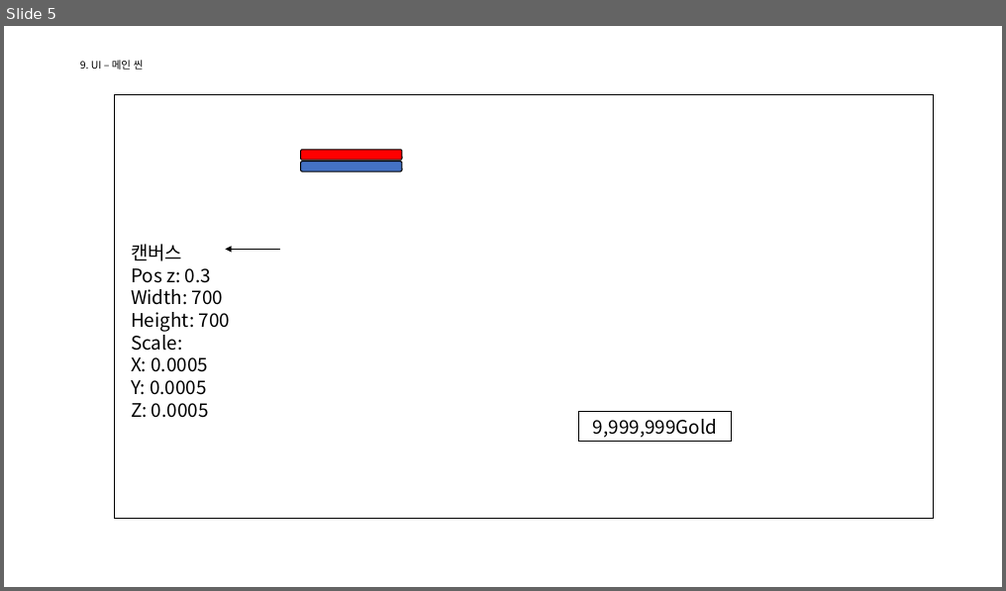
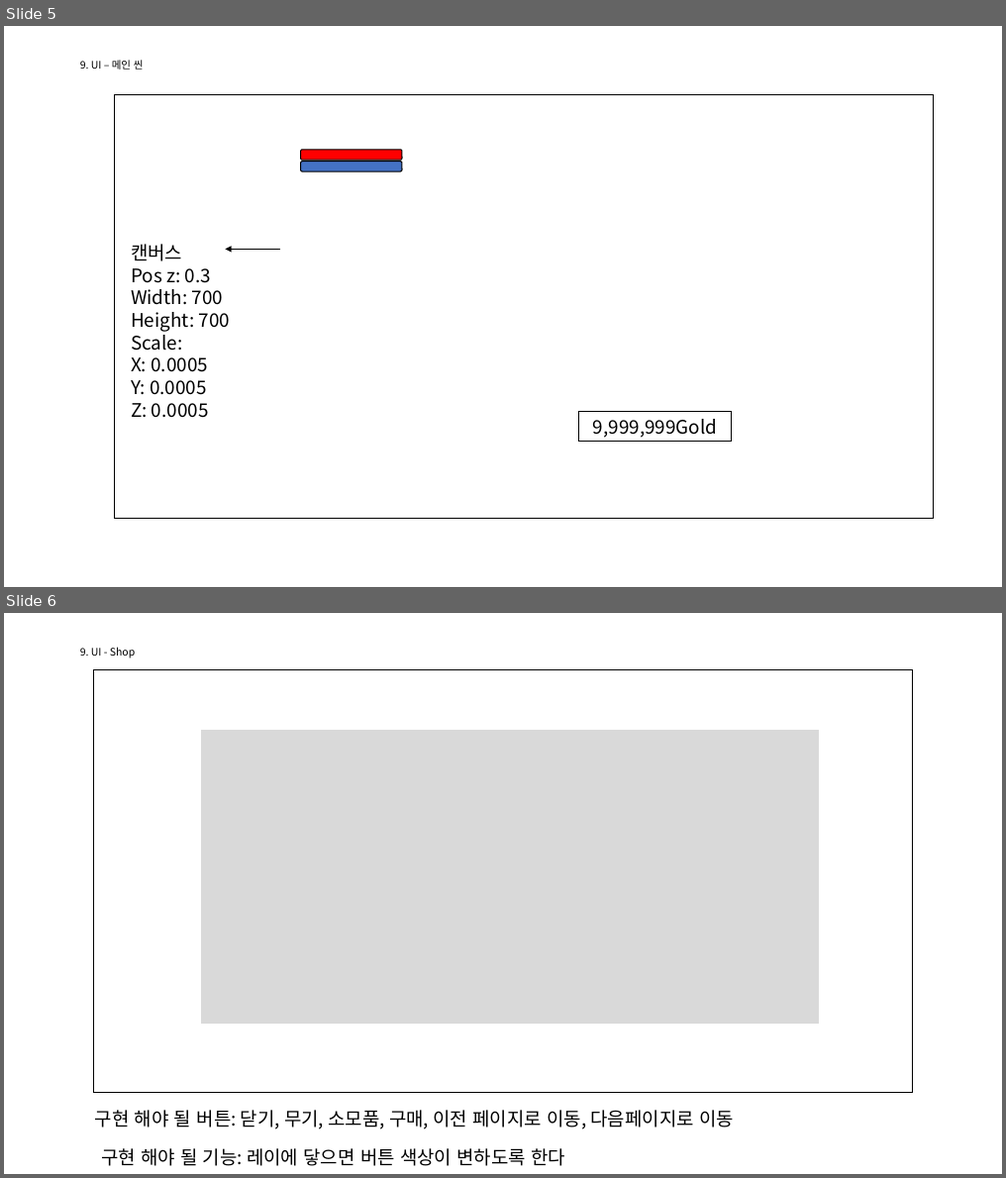
Before and after one commit to gari923/Broken-Lich-of-Dungeon, a slide deck: Broken Lich of Dungeon/Assets/Cube.pptx. Shown one above the other, each under a label of ours: slide 5 before the commit, slides 5 and 6 after it. The pictures are 1006x591 and 1006x1178 pixels, drawn with LibreOffice and Linux fonts; fonts in the diff are those of the drawing. Boxes give left, top, right and bottom in pixels: in the first picture for what was removed or moved away, otherwise in the second. Text is boxed around its words. In the diff, an @@ line names an element or a change of style, - is before the commit and + after.

```diff
--- a/Broken Lich of Dungeon/Assets/Cube.pptx
+++ b/Broken Lich of Dungeon/Assets/Cube.pptx
@@ slide 6 added at (x1=4, y1=613, x2=1002, y2=1174), background #FFFFFF @@
@@ text added at (x1=80, y1=647, x2=135, y2=659), 10 pt, text #000000 @@
+9. UI - Shop
@@ rectangle added at (x1=94, y1=669, x2=913, y2=1093), fill #FFFFFF, outline #000000 1 pt @@
@@ rectangle added at (x1=201, y1=731, x2=819, y2=1023), fill #D9D9D9, outline #D9D9D9 1 pt @@
@@ text added at (x1=95, y1=1110, x2=734, y2=1130), 18 pt, text #000000 @@
+구현 해야 될 버튼: 닫기, 무기, 소모품, 구매, 이전 페이지로 이동, 다음페이지로 이동
@@ text added at (x1=101, y1=1149, x2=565, y2=1166), 18 pt, text #000000 @@
+구현 해야 될 기능: 레이에 닿으면 버튼 색상이 변하도록 한다
```
Also in this commit, not shown: 10 other files.
